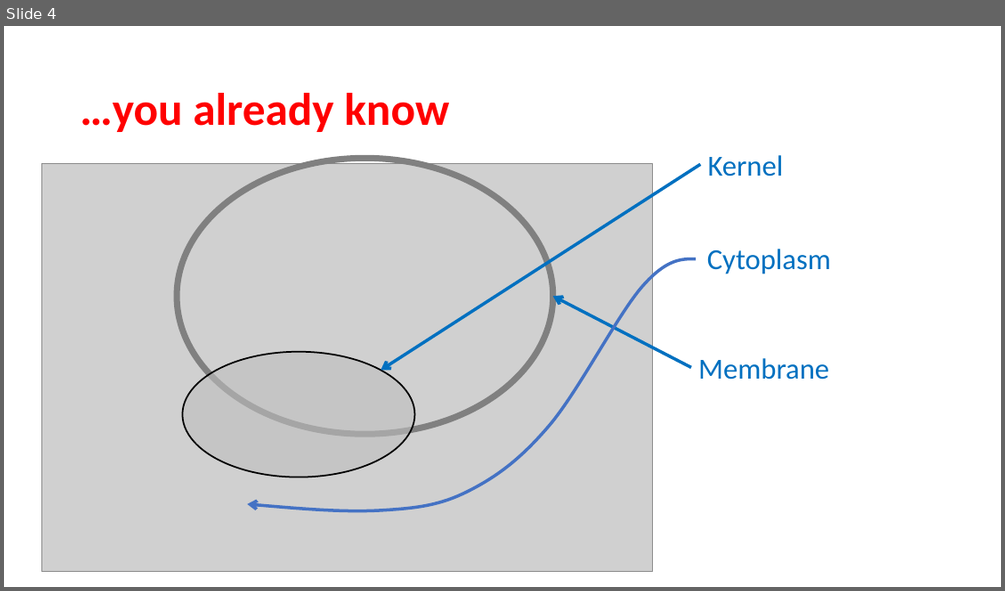
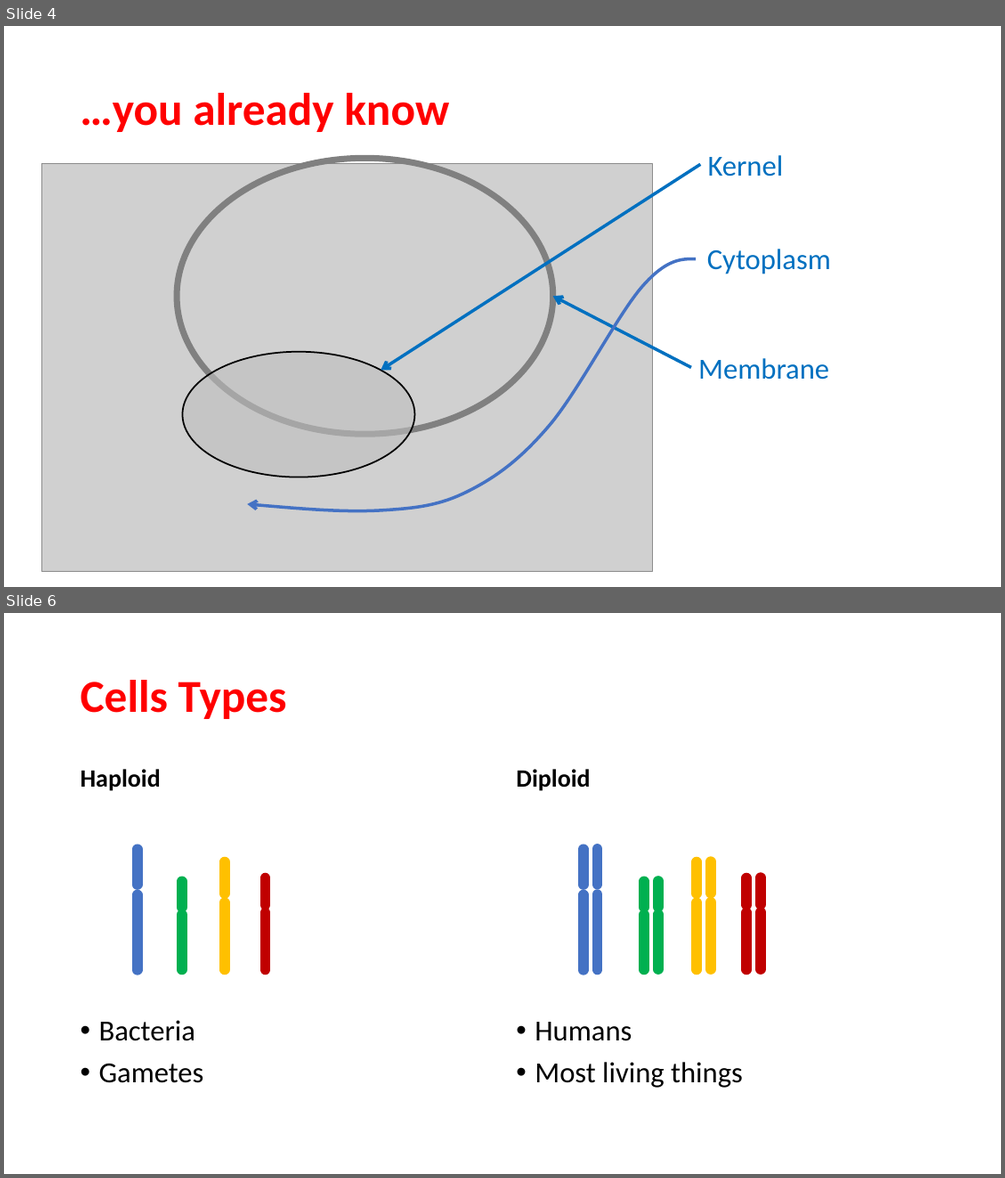
Before and after one commit to pauldubois98/PanicNightWorkshop, a slide deck: SolvingNimsGame.pptx. Shown one above the other, each under a label of ours: slide 4 before the commit, slides 4 and 6 after it; the slides between them are not shown. The pictures are 1005x591 and 1005x1178 pixels, drawn with LibreOffice and Linux fonts; fonts in the diff are those of the drawing; grey boxes stand for pictures. Boxes give left, top, right and bottom in pixels: in the first picture for what was removed or moved away, otherwise in the second. Text is boxed around its words. In the diff, an @@ line names an element or a change of style, - is before the commit and + after.

Commit message:
chromosomes & genes + human example

```diff
--- a/SolvingNimsGame.pptx
+++ b/SolvingNimsGame.pptx
@@ slide 6 added at bbox=[4, 613, 1001, 1174], background #FFFFFF @@
@@ title added at bbox=[81, 680, 287, 719], 44 pt, text #FF0000, bold @@
+Cells Types
@@ text added at bbox=[81, 769, 161, 791], 24 pt, text #000000, bold @@
+Haploid
@@ text added at bbox=[516, 769, 590, 791], 24 pt, text #000000, bold @@
+Diploid
@@ line added from (138, 850) to (138, 884), #4472C4 10 pt @@
@@ line added from (583, 850) to (583, 884), #4472C4 10 pt @@
@@ line added from (598, 849) to (598, 884), #4472C4 10 pt @@
@@ line added from (225, 862) to (225, 893), #FFC000 10 pt @@
@@ line added from (265, 877) to (265, 905), #C00000 10 pt @@
@@ line added from (696, 862) to (696, 893), #FFC000 10 pt @@
@@ line added from (711, 861) to (711, 893), #FFC000 10 pt @@
@@ line added from (746, 877) to (746, 905), #C00000 10 pt @@
@@ line added from (760, 877) to (760, 905), #C00000 10 pt @@
@@ line added from (138, 895) to (138, 970), #4472C4 10 pt @@
@@ line added from (182, 882) to (182, 907), #00B050 10 pt @@
@@ line added from (225, 902) to (225, 970), #FFC000 10 pt @@
@@ line added from (583, 895) to (583, 970), #4472C4 10 pt @@
@@ line added from (598, 894) to (598, 970), #4472C4 10 pt @@
@@ line added from (644, 882) to (644, 907), #00B050 10 pt @@
@@ line added from (658, 881) to (658, 907), #00B050 10 pt @@
@@ line added from (696, 902) to (696, 970), #FFC000 10 pt @@
@@ line added from (711, 902) to (711, 969), #FFC000 10 pt @@
@@ line added from (182, 915) to (182, 970), #00B050 10 pt @@
@@ line added from (265, 913) to (265, 970), #C00000 10 pt @@
@@ line added from (644, 915) to (644, 970), #00B050 10 pt @@
@@ line added from (658, 915) to (658, 969), #00B050 10 pt @@
@@ line added from (746, 913) to (746, 970), #C00000 10 pt @@
@@ line added from (760, 912) to (760, 969), #C00000 10 pt @@
@@ text added at bbox=[99, 1020, 204, 1083], 28 pt, text #000000 @@
+• Bacteria
+• Gametes
@@ text added at bbox=[534, 1022, 743, 1087], 28 pt, text #000000 @@
+• Humans
+• Most living things
```
Also in this commit, not shown: 3 other slides added.
